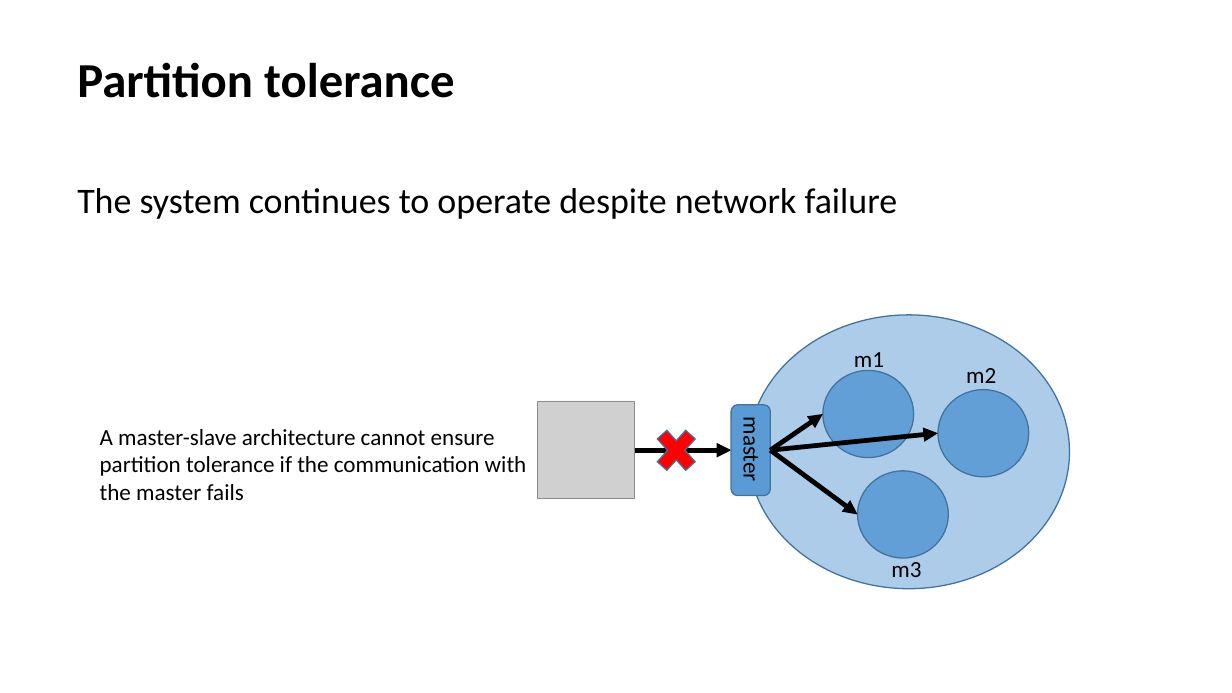
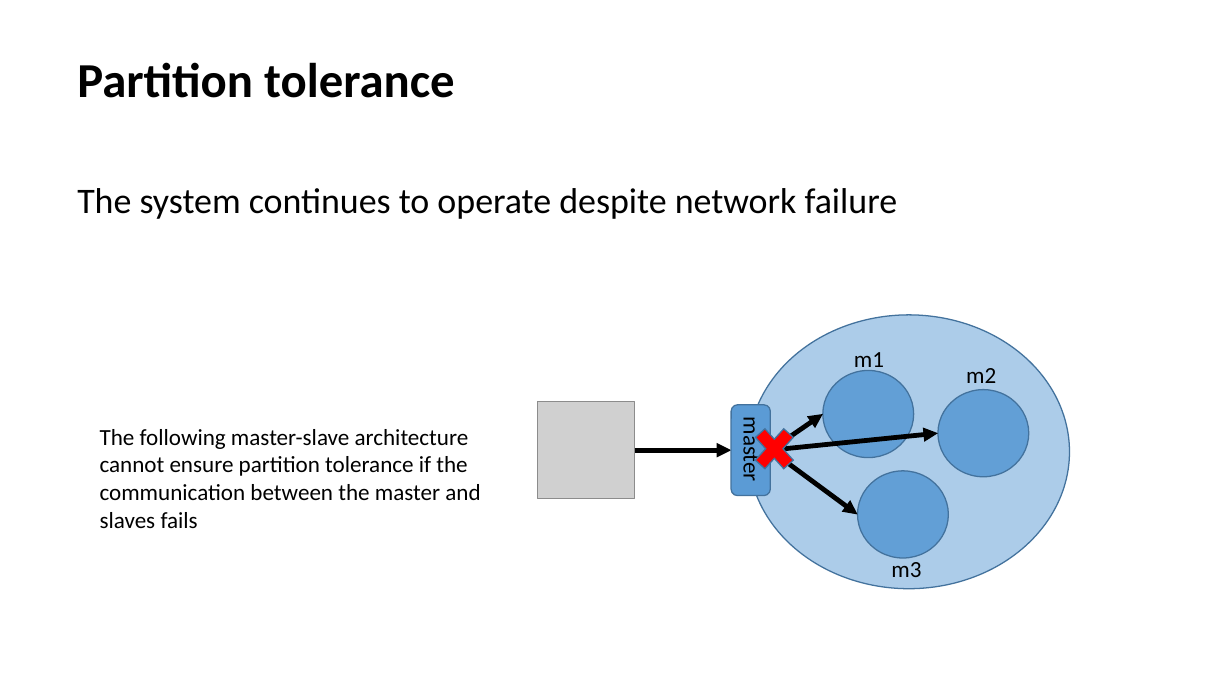
Before and after one commit to meuriceloup/loupmeurice.github.io, a slide deck: slide 12 of NoSQL/Cassandra.pptx. Drawn at 1232x693 pixels with LibreOffice and Linux fonts; fonts in the diff are those of the drawing; grey boxes stand for pictures. Boxes give left, top, right and bottom in pixels: in the first picture for what was removed or moved away, otherwise in the second. Text is boxed around its words. In the diff, an @@ line names an element or a change of style, - is before the commit and + after.

```diff
--- a/NoSQL/Cassandra.pptx
+++ b/NoSQL/Cassandra.pptx
@@ cross: place and size @@
-cross at [649,421,703,481]
+cross at [748,419,802,479]
@@ text at [100,429,480,528]: text changed @@
-A master-slave architecture cannot ensure partition tolerance if the communication with the master fails
+The following master-slave architecture cannot ensure partition tolerance if the communication between the master and slaves fails
```
Also in this commit, not shown: 1 other slide changed, 1 slide added, 2 other files.
